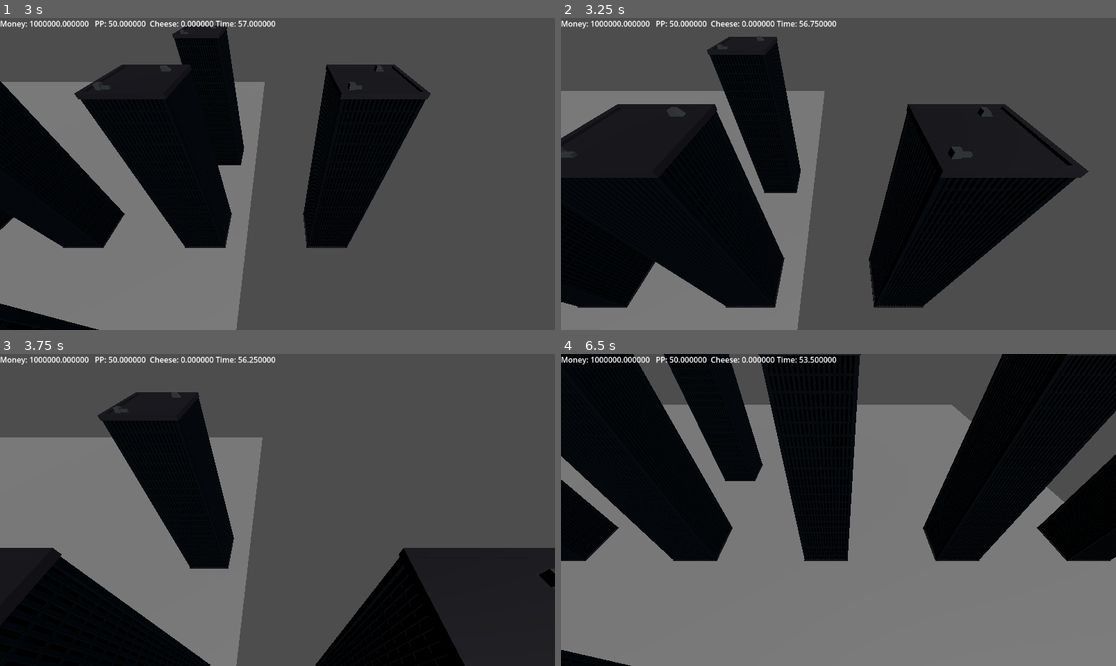
Above: before the commit, frames 1-4 (two rows, left to right).
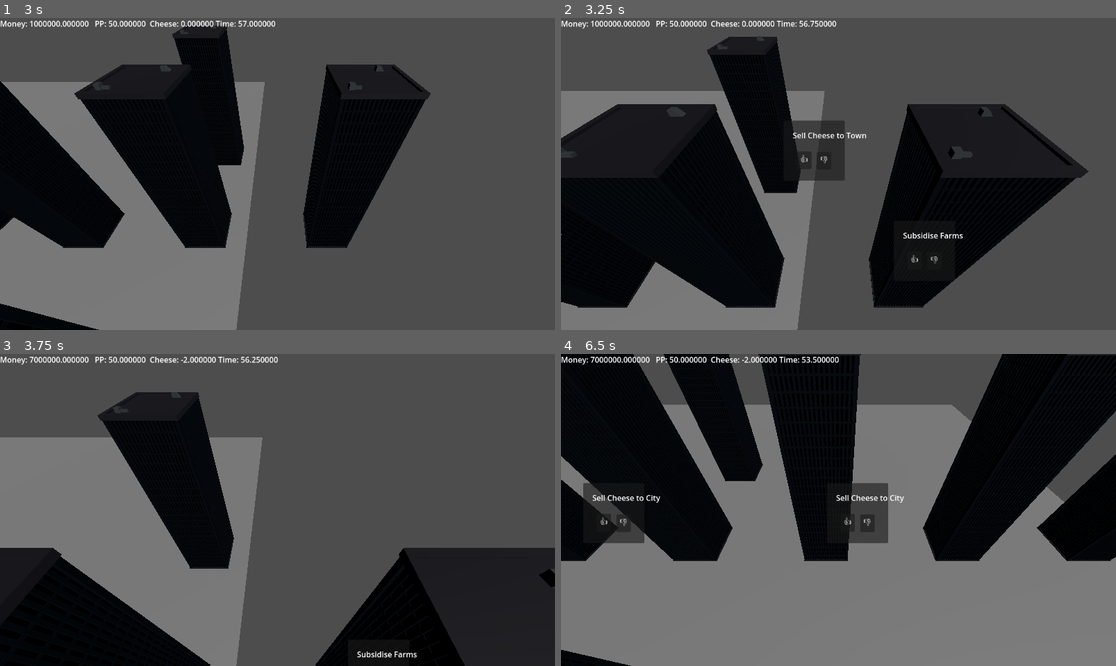
Above: after the commit, the same moments.

Repository: DripBoolean/cheese-game
Game: Godot game, scene res://scenes/world_root.tscn
The game is run twice, just before and just after one commit, with the same random seed, the same clock (stepped at 60 frames per second) and the same inputs.
Inputs (mouse positions are in pixels of both pictures, inside the frame that each line leads up to):
- Up to frame 1 (3 s): tap Enter at 0.5 s; move the mouse to (399, 158) at 0.52 s; hold D (move_right) 0.53-1.28 s; tap Mouse wheel up (zoom_in) at 0.6, 2.1 s; move the mouse to (166, 189) at 1.27 s; hold S (move_back) 1.28-2.03 s; tap Mouse wheel down (zoom_out) at 1.35, 2.85 s; move the mouse to (333, 105) at 2.02 s; hold D (move_right) 2.03-2.78 s; move the mouse to (249, 236) at 2.77 s; hold W (move_forward) from 2.78 s (still down)
- Up to frame 2 (3.25 s): keep holding W (move_forward)
- Up to frame 3 (3.75 s): release W (move_forward) at 3.5 s; click (233, 528) at 3.5 s, where only the run after the commit has a clickable "👍"
- Up to frame 4 (6.5 s): move the mouse to (1005, 556) at 4.27 s; hold A (move_left) 4.28-5.78 s; tap Mouse wheel up (zoom_in) at 4.35, 5.85 s; move the mouse to (672, 463) at 5.02 s; tap Mouse wheel down (zoom_out) at 5.1 s; move the mouse to (866, 510) at 5.77 s; hold S (move_back) from 5.78 s (still down)

Frame 1 is identical in both runs. In frame 2, 1.8% of the frame differs, in the area x 0-73%, y 32-85%; in frame 3, 0.4%; in frame 4, 2.5%, in the area x 4-62%, y 0-61%.
Error before the commit: Invalid access to property or key 'politcal_points' on a base object of type 'Node3D (map.gd)'. (res://event_dispatcher/event_dispatcher.gd:56)
Error after the commit: Invalid access to property or key 'cows' on a base object of type 'Nil'. (res://the)

Commit message:
hamilton (alexander) is gay 🏳️‍🌈

Diff:
--- a/event_dispatcher/event_dispatcher.gd
+++ b/event_dispatcher/event_dispatcher.gd
@@ -53,7 +53,7 @@
 	var scorer1: bool = map.money >= 5_000_000.0
 	var scorer2: bool = map.cheese/map.cheese_max >= 0.75
 	var scorer3: bool = map.city_health >= 50.0
-	var scorer4: bool = map.politcal_points >= 50.0
+	var scorer4: bool = map.political_points >= 50.0
 	var scores := [scorer4, scorer1, scorer2, scorer3]
 
 	var r_event: String = "null"
--- a/scenes/map.gd
+++ b/scenes/map.gd
@@ -14,7 +14,7 @@
 ]
 
 var money = 1000000.0
-var peepee = 50.0
+var political_points = 50.0
 var cheese = 0.0
 var cheese_max = 100.0
 var tax_income = 100000.0
@@ -37,16 +37,18 @@
 
 func enact_request(request_outcome):
 	if request_outcome == "give_farm_money":
-		money -= 1000.0
+		money -= 1000000.0
+		$TheMarket.government_gave_subsidy(1000)
 	if request_outcome == "give_city_money":
-		money -= 1000.0
+		money -= 1000000.0
 	if request_outcome == "give_suburb_money":
-		money -= 2000.0
+		money -= 2000000.0
 	if request_outcome == "buy_milk":
-		money -= 5000.0
+		$TheMarket.government_bought_milk(5000)
+		money -= 5000000.0
 		cheese += 4
 	if request_outcome == "sell_cheese":
-		money += 6000.0
+		money += 6000000.0
 		cheese -= 2
 
 # Called when the node enters the scene tree for the first time.
@@ -69,7 +71,7 @@
 	time_till_next_election -= delta
 
 
-	$UI/Stats.text = "Money: %f   PP: %f  Cheese: %f Time: %f" % [money, peepee, cheese, time_till_next_election]
+	$UI/Stats.text = "Money: %f   PP: %f  Cheese: %f Time: %f" % [money, political_points, cheese, time_till_next_election]
 
 	time_since_last_request += delta
 
--- a/scenes/map.tscn
+++ b/scenes/map.tscn
@@ -1,13 +1,17 @@
-[gd_scene load_steps=5 format=3 uid="uid://u5yt3wfkusk4"]
+[gd_scene load_steps=7 format=3 uid="uid://u5yt3wfkusk4"]
 
 [ext_resource type="Script" path="res://scenes/map.gd" id="1_y30s5"]
+[ext_resource type="PackedScene" uid="uid://ce6snh3sed8s" path="res://the dairy market/The_Market.tscn" id="2_uvx7c"]
 [ext_resource type="PackedScene" uid="uid://v5q2ern0mj33" path="res://scenes/player.tscn" id="2_yacs5"]
 [ext_resource type="Script" path="res://event_dispatcher/event_dispatcher.gd" id="3_xe1g8"]
+[ext_resource type="PackedScene" uid="uid://co5d7ar3kc1h4" path="res://the dairy market/The_Farmers.tscn" id="5_whmgt"]
 
 [sub_resource type="PlaneMesh" id="PlaneMesh_35lqr"]
 
 [node name="Map" type="Node3D"]
 script = ExtResource("1_y30s5")
+
+[node name="TheMarket" parent="." instance=ExtResource("2_uvx7c")]
 
 [node name="Player" parent="." instance=ExtResource("2_yacs5")]
 transform = Transform3D(1, 0, 0, 0, 1, 0, 0, 0, 1, 3.28101, 4.81822, 0)
@@ -35,3 +39,5 @@
 layout_mode = 0
 offset_right = 40.0
 offset_bottom = 23.0
+
+[node name="TheFarmers" parent="." instance=ExtResource("5_whmgt")]
Not shown: 1 places in the dairy market/market_testing.tscn that only renumber resources
